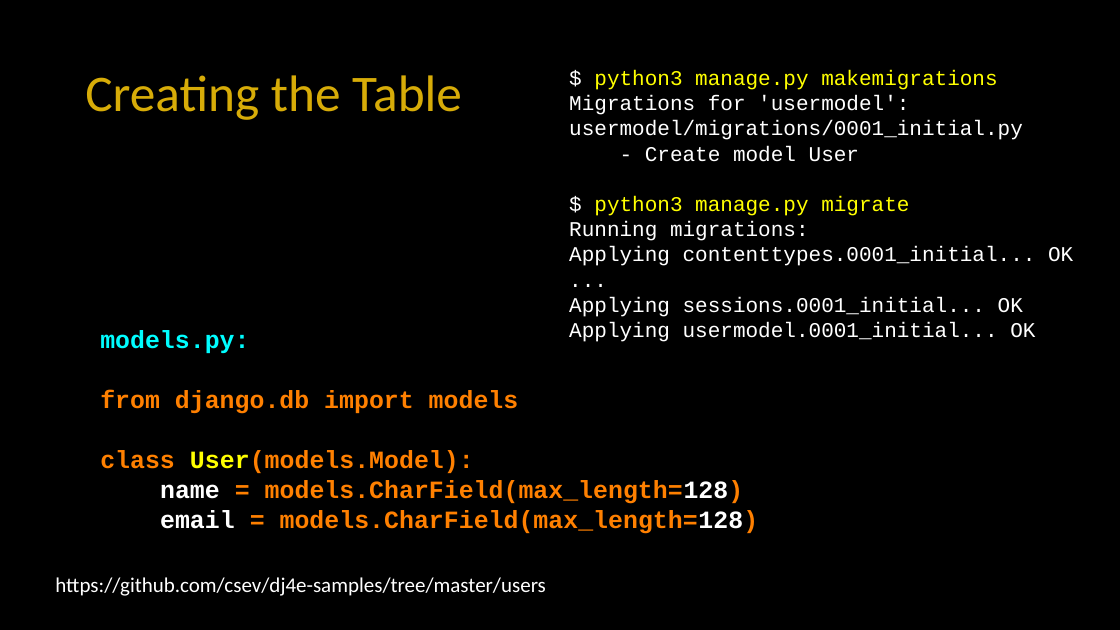
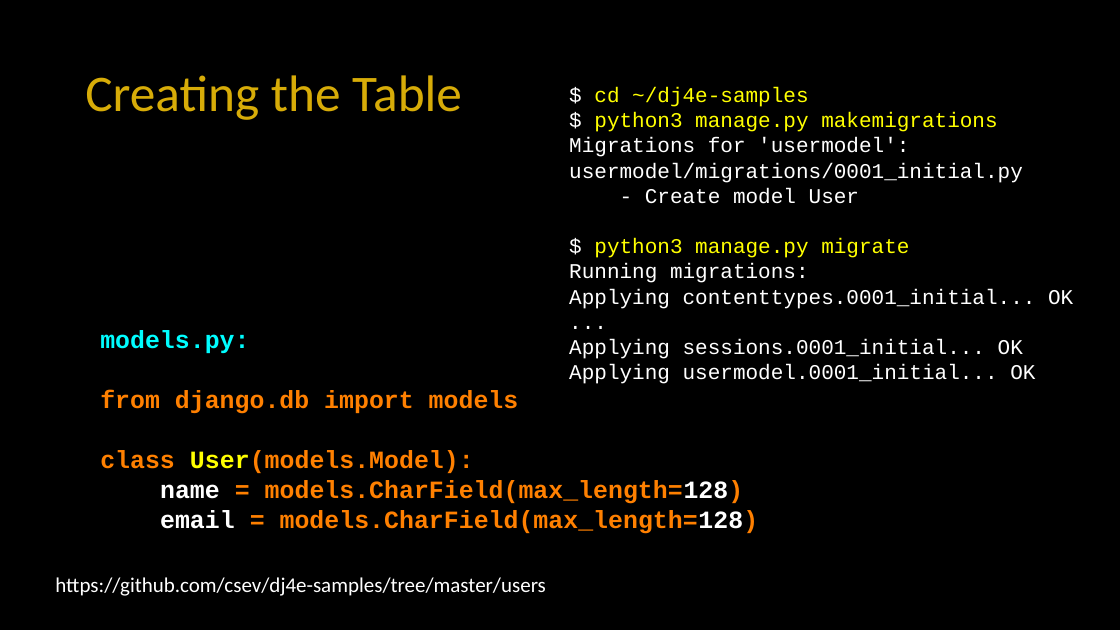
Before and after one commit to csev/dj4e, a slide deck: slide 7 of lectures/DJ-02-Model-Single.pptx. Drawn at 1120x630 pixels with LibreOffice and Linux fonts; fonts in the diff are those of the drawing. Boxes give left, top, right and bottom in pixels: in the first picture for what was removed or moved away, otherwise in the second. Text is boxed around its words. In the diff, an @@ line names an element or a change of style, - is before the commit and + after.

```diff
--- a/lectures/DJ-02-Model-Single.pptx
+++ b/lectures/DJ-02-Model-Single.pptx
@@ text "$ cd ~/dj4e-samples" moved from (x1=569, y1=70, x2=1073, y2=342) to (x1=569, y1=87, x2=1073, y2=384) @@
@@ text at (x1=594, y1=87, x2=808, y2=107): paragraph added @@
+$ cd ~/dj4e-samples
```
Also in this commit, not shown: 1 other slide changed, 1 other file.
